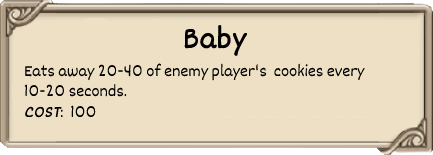
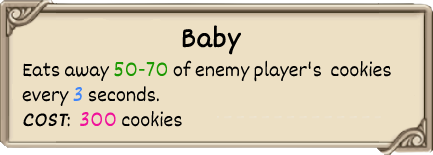
The second 433 × 155 image is a revision of the first. Changes to its layers:
renamed "Eats away 20-40 of enemy player'" to "Eats away 50-70 of enemy player'", painted on it over [22, 60, 391, 127]
painted on "Baby" over [182, 25, 247, 56]
